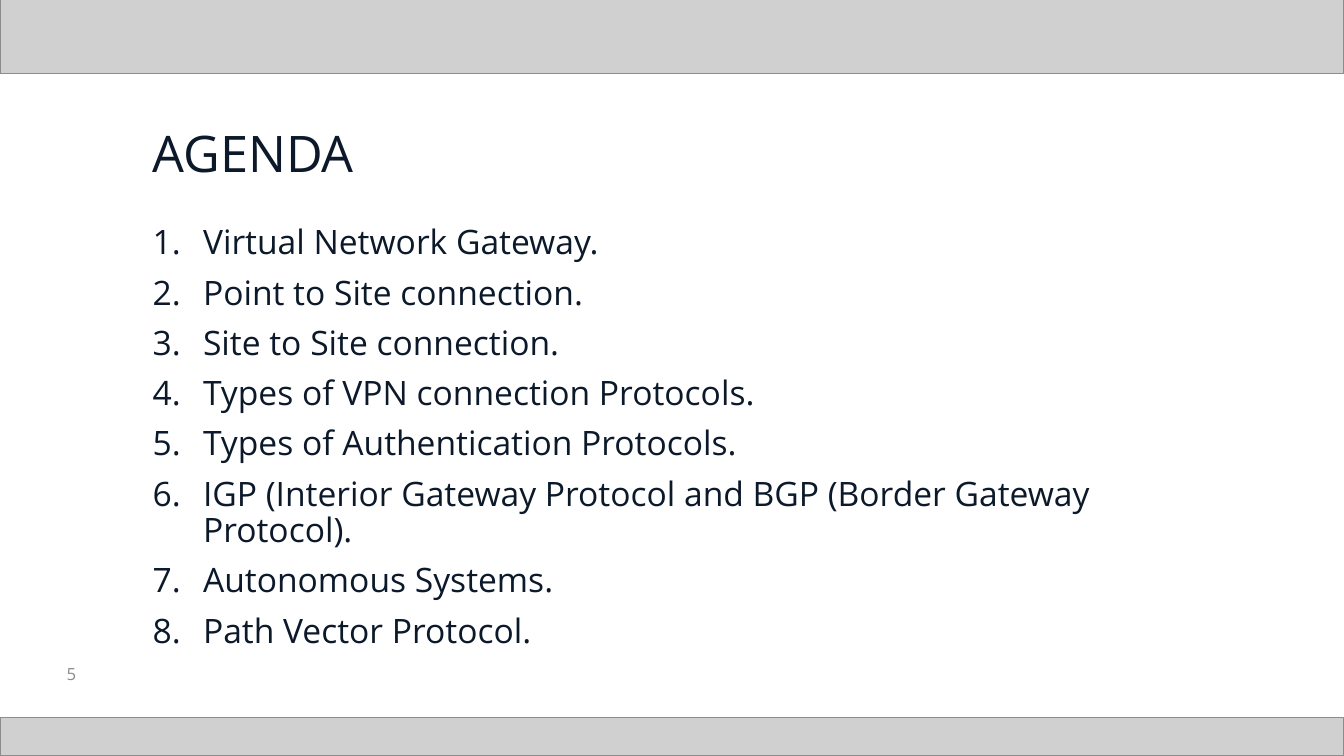
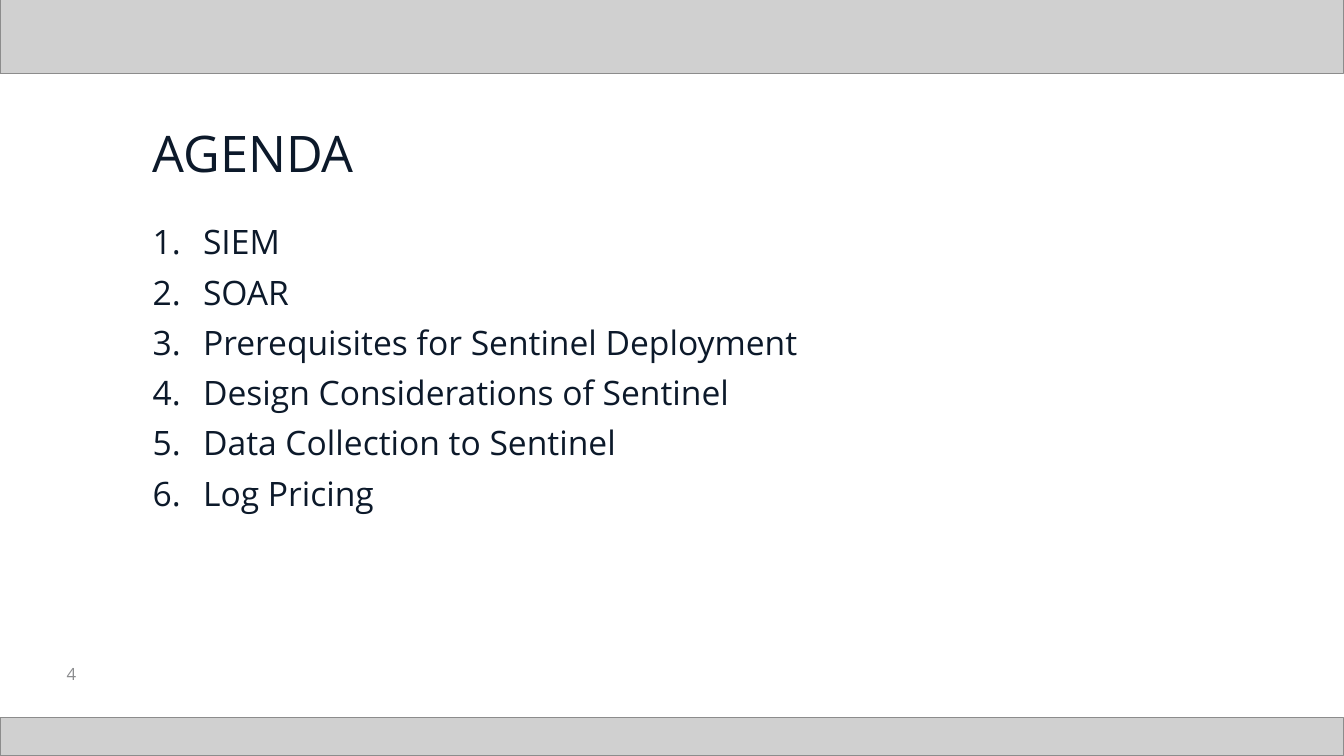
Before and after one commit to Dathasai1234/Personal-Notes, a slide deck: slide 4 of Archive/Presentations/Presentation-2/Virtual Network Gateways.pptx (slide 5 before the commit). Drawn at 1344x756 pixels with LibreOffice and Linux fonts; fonts in the diff are those of the drawing; grey boxes stand for pictures. Boxes give left, top, right and bottom in pixels: in the first picture for what was removed or moved away, otherwise in the second. Text is boxed around its words. In the diff, an @@ line names an element or a change of style, - is before the commit and + after.

Commit message:
vault backup: Saturday, 22-06-2024, 10:44 pm
Affected files:
Archive/Presentations/Presentation-2/Virtual Network Gateways.pptx
Security/Sentinel/Logging to Sentinel.md
Security/Sentinel/Presentation - Sentinel Deployment.md
Security/Sentinel/Sentinel - Plural Sight.docx
Security/Sentinel/Sentinel.docx

```diff
--- a/Archive/Presentations/Presentation-2/Virtual Network Gateways.pptx
+++ b/Archive/Presentations/Presentation-2/Virtual Network Gateways.pptx
@@ text at (203, 229, 798, 514): text changed @@
-1. Virtual Network Gateway.
-2. Point to Site connection.
-3. Site to Site connection.
-4. Types of VPN connection Protocols.
-5. Types of Authentication Protocols.
-6. IGP (Interior Gateway Protocol and BGP (Border Gateway Protocol).
-7. Autonomous Systems.
-8. Path Vector Protocol.
+1. SIEM
+2. SOAR
+3. Prerequisites for Sentinel Deployment
+4. Design Considerations of Sentinel
+5. Data Collection to Sentinel
+6. Log Pricing
@@ page number at (67, 668, 77, 680): text changed @@
-5
+4
```
Also in this commit, not shown: 12 slides added, 18 slides removed, 4 other files.
